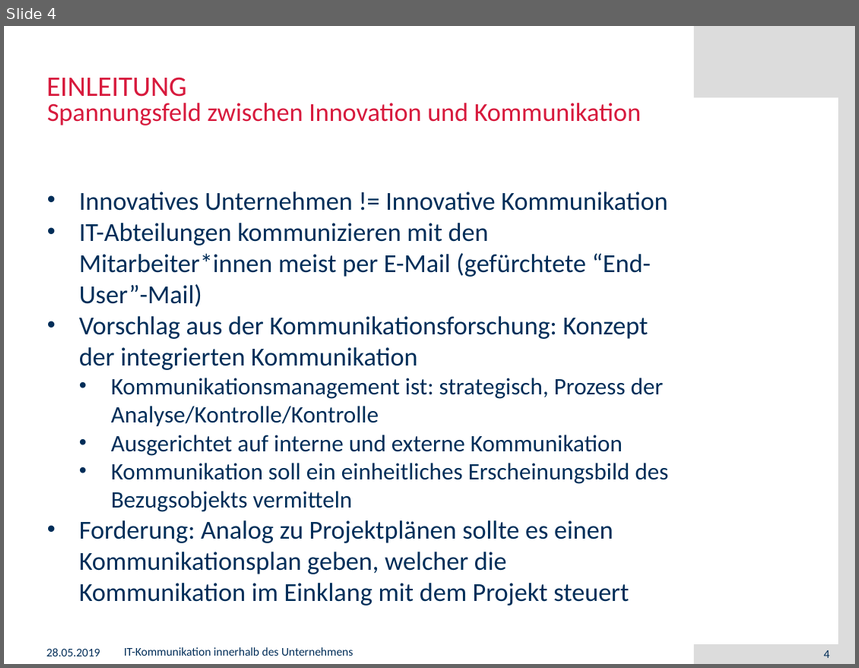
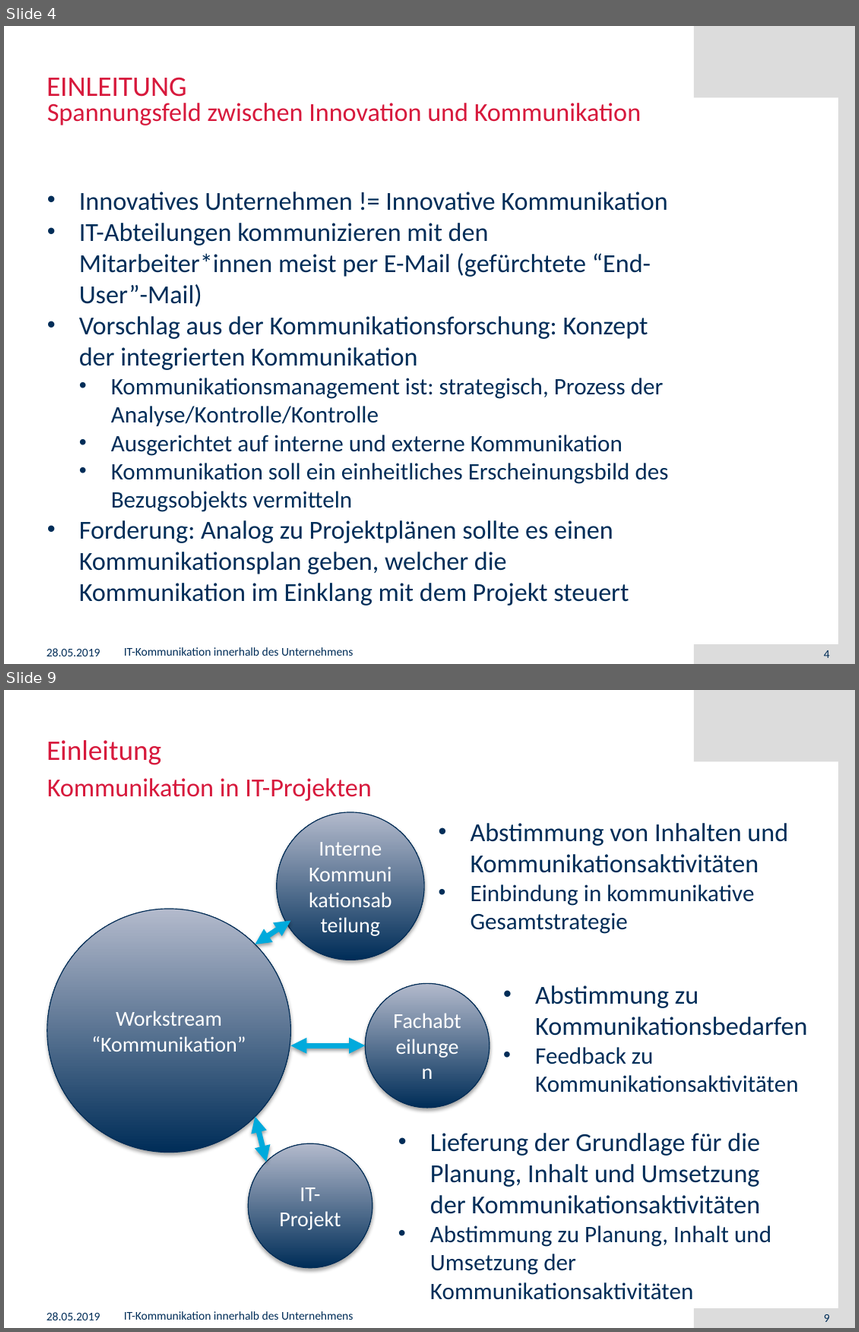
Before and after one commit to muensto/itm_vortrag_1233, a slide deck: 20190528.pptx. Shown one above the other, each under a label of ours: slide 4 before the commit, slides 4 and 9 after it; the slides between them are not shown. The pictures are 859x668 and 859x1332 pixels, drawn with LibreOffice and Linux fonts; fonts in the diff are those of the drawing; background and template pictures are left out. Boxes give left, top, right and bottom in pixels: in the first picture for what was removed or moved away, otherwise in the second. Text is boxed around its words. In the diff, an @@ line names an element or a change of style, - is before the commit and + after.

Commit message:
Einleitung

```diff
--- a/20190528.pptx
+++ b/20190528.pptx
@@ slide 9 added at (x1=4, y1=690, x2=855, y2=1328), background #FFFFFF; not listed: 3 template elements that a slide beside it also shows @@
@@ title added at (x1=47, y1=740, x2=161, y2=765), 24 pt, text #D7193C @@
+Einleitung
@@ text added at (x1=47, y1=778, x2=372, y2=801), 22 pt, text #D7193C @@
+Kommunikation in IT-Projekten
@@ ellipse added at (x1=276, y1=812, x2=424, y2=961), fill gradient #002D58 to #B4B9CC, outline #002C56 0.75 pt, 18 pt, text #FFFFFF @@
+Interne Kommunikationsabteilung
@@ text added at (x1=471, y1=823, x2=788, y2=873), 22 pt, text #002D58 @@
+• Abstimmung von Inhalten und Kommunikationsaktivitäten
+• Einbindung in kommunikative Gesamtstrategie
@@ ellipse added at (x1=47, y1=909, x2=291, y2=1152), fill gradient #002D58 to #B4B9CC, outline #002C56 0.75 pt, 18 pt, text #FFFFFF @@
+Workstream “Kommunikation”
@@ double arrow added from (255, 945) to (291, 921), #00AADC 4.5 pt @@
@@ ellipse added at (x1=365, y1=983, x2=489, y2=1108), fill gradient #002D58 to #B4B9CC, outline #002C56 0.75 pt, 18 pt, text #FFFFFF @@
+Fachabteilungen
@@ text added at (x1=535, y1=986, x2=807, y2=1093), 20 pt, text #002D58 @@
+• Abstimmung zu Kommunikationsbedarfen
+• Feedback zu Kommunikationsaktivitäten
@@ double arrow added from (291, 1046) to (365, 1046), #00AADC 4.5 pt @@
@@ double arrow added from (255, 1116) to (266, 1163), #00AADC 4.5 pt @@
@@ ellipse added at (x1=248, y1=1144, x2=373, y2=1268), fill gradient #002D58 to #B4B9CC, outline #002C56 0.75 pt, 18 pt, text #FFFFFF @@
+IT-Projekt
@@ text added at (x1=430, y1=1133, x2=772, y2=1300), 22 pt, text #002D58 @@
+• Lieferung der Grundlage für die Planung, Inhalt und Umsetzung der Kommunikationsaktivitäten
+• Abstimmung zu Planung, Inhalt und Umsetzung der Kommunikationsaktivitäten
@@ text added at (x1=47, y1=1312, x2=101, y2=1321), 10 pt, text #002D58 @@
+28.05.2019
@@ text added at (x1=124, y1=1312, x2=353, y2=1320), 10 pt, text #002D58 @@
+IT-Kommunikation innerhalb des Unternehmens
@@ page number added at (x1=824, y1=1315, x2=830, y2=1322), 10 pt, text #002D58 @@
+9
```
Also in this commit, not shown: 3 slides changed, 7 other slides added.
